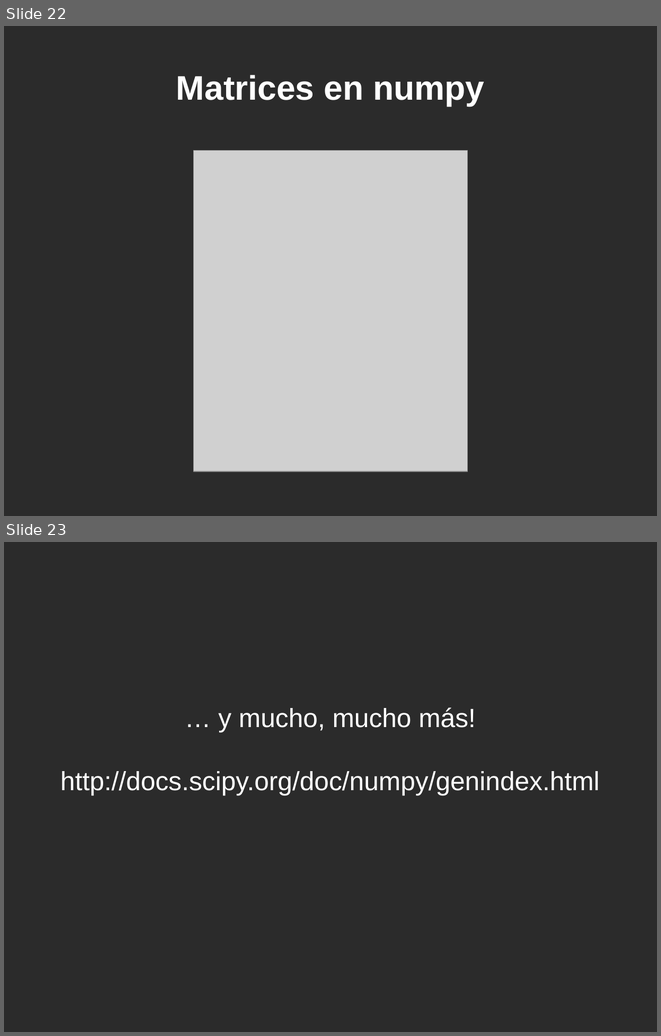
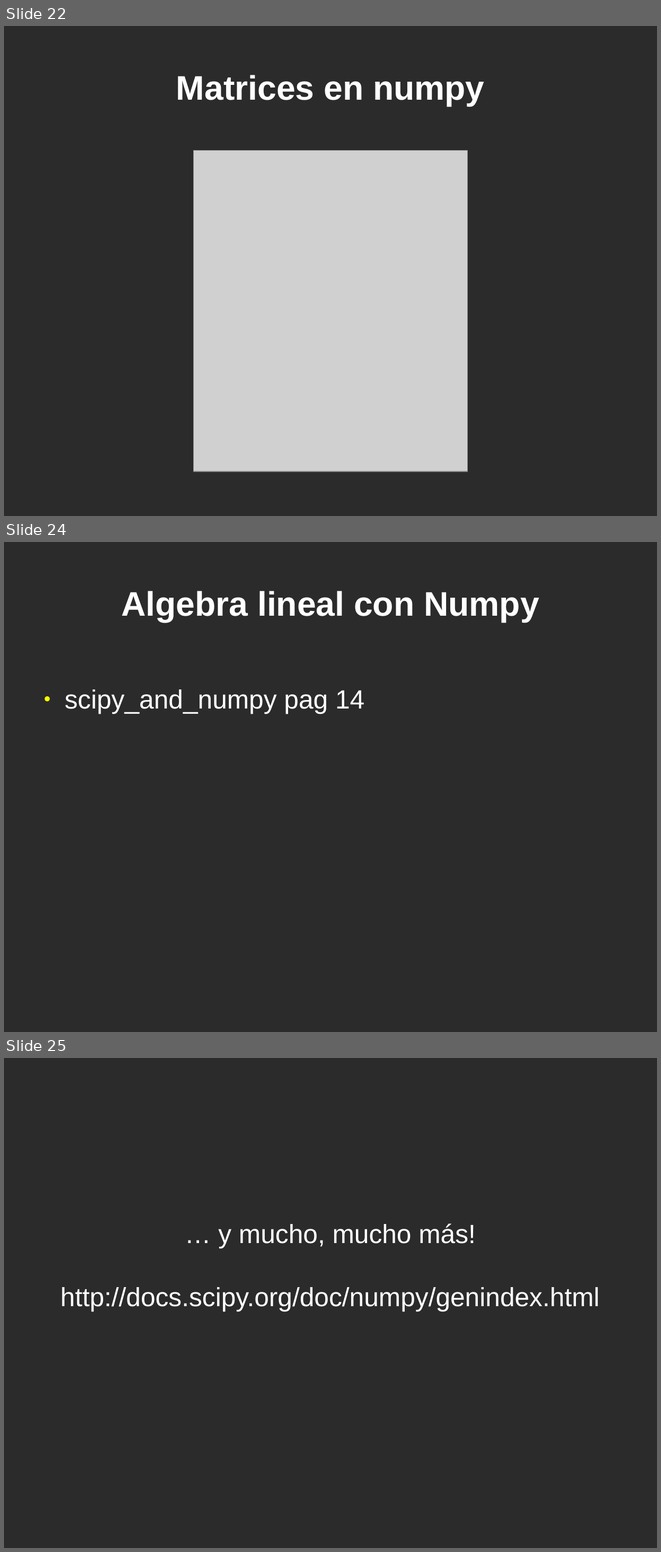
Before and after one commit to jeudy/clases_topicosI2013, a slide deck: 10-Librerias-NumPy.odp. Shown one above the other, each under a label of ours: slides 22 and 23 before the commit, slides 22, 24 and 25 after it; the slides between them are not shown. The pictures are 661x1036 and 661x1552 pixels, drawn with LibreOffice and Linux fonts; fonts in the diff are those of the drawing; grey boxes stand for pictures; background and template pictures are left out; a plain dark background stands for a picture behind light text. Boxes give left, top, right and bottom in pixels: in the first picture for what was removed or moved away, otherwise in the second. Text is boxed around its words. In the diff, an @@ line names an element or a change of style, - is before the commit and + after.

```diff
--- a/10-Librerias-NumPy.odp
+++ b/10-Librerias-NumPy.odp
@@ slide 24 added at <box>4,542,657,1032</box>, background picture (left out) @@
@@ title added at <box>121,591,539,622</box>, 41.4 pt, text #FFFFFF, bold @@
+Algebra lineal con Numpy
@@ text added at <box>64,689,364,713</box>, 32 pt, text #FFFFFF @@
+● scipy_and_numpy pag 14
@@ what was slide 23 is now slide 25 @@
```
Also in this commit, not shown: 1 other slide added, 1 other file.
